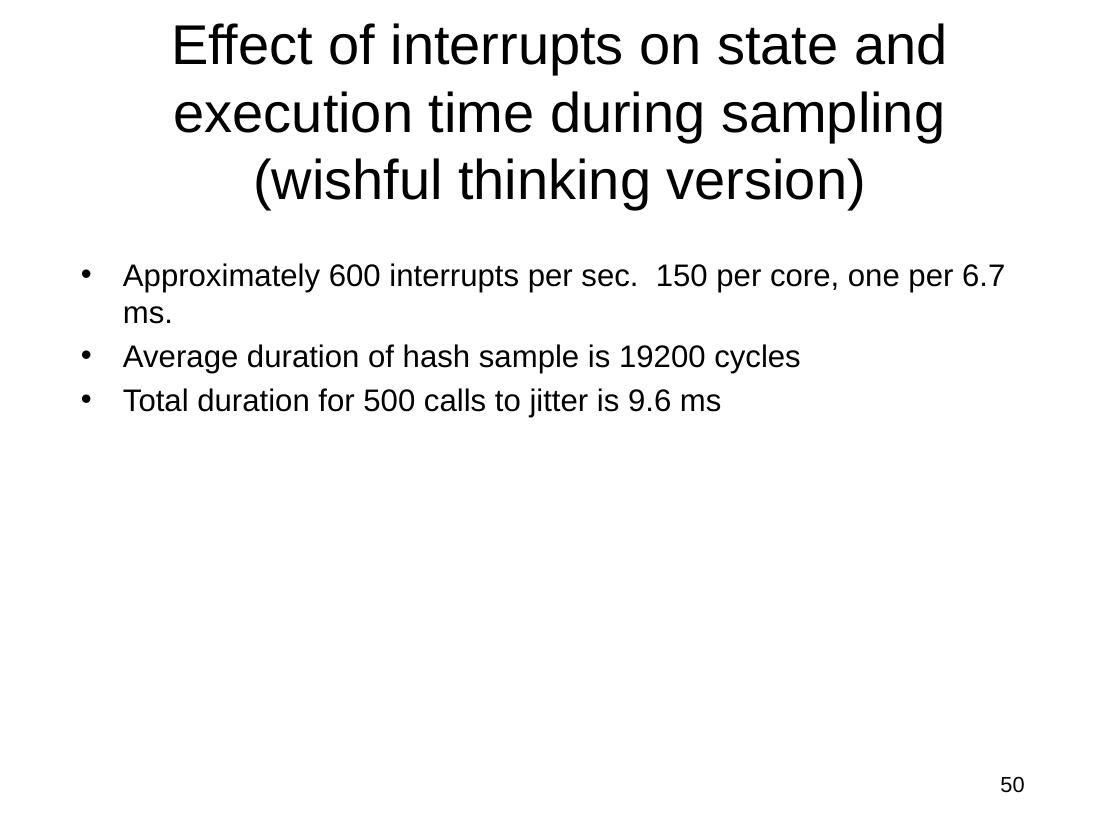
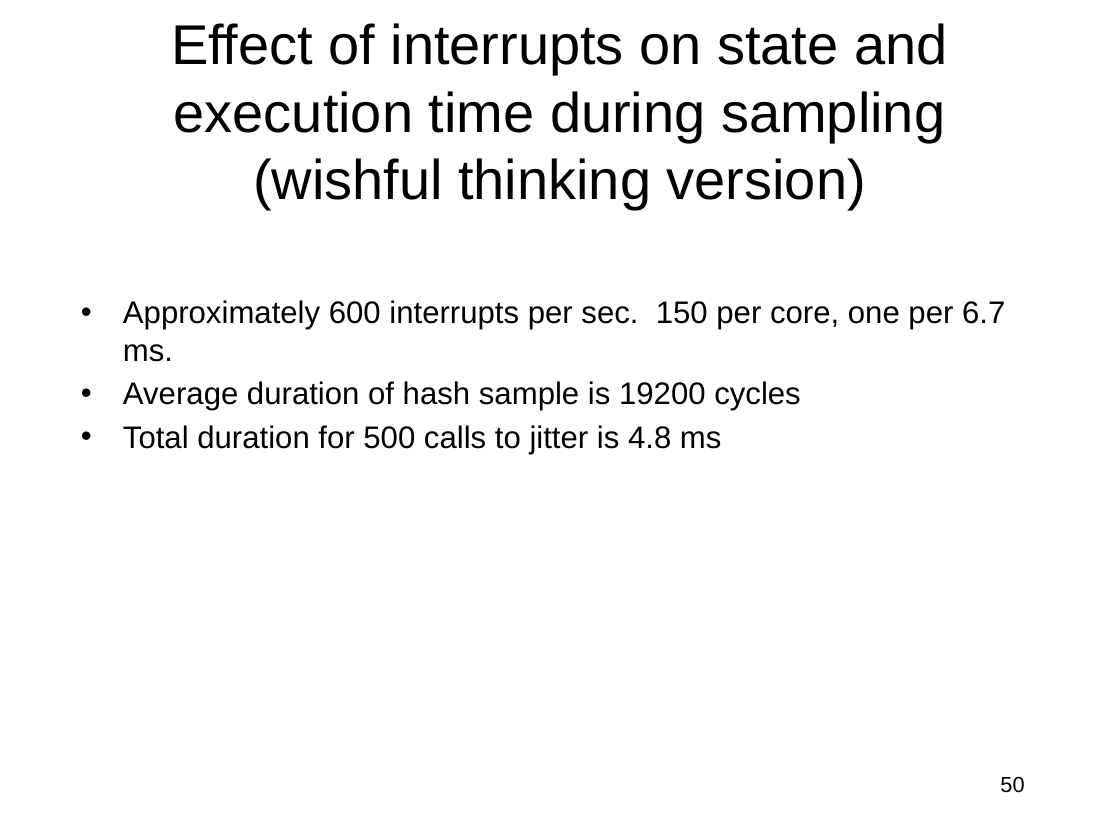
Before and after one commit to jlmucb/class_notes, a slide deck: slide 50 of BerkeleyClass/CS290Spring2013/Lectures/entropy_talk.pptx. Drawn at 1120x840 pixels with LibreOffice and Linux fonts; fonts in the diff are those of the drawing. Boxes give left, top, right and bottom in pixels: in the first picture for what was removed or moved away, otherwise in the second. Text is boxed around its words. In the diff, an @@ line names an element or a change of style, - is before the commit and + after.

```diff
--- a/BerkeleyClass/CS290Spring2013/Lectures/entropy_talk.pptx
+++ b/BerkeleyClass/CS290Spring2013/Lectures/entropy_talk.pptx
@@ text "Approximately 600 interrupts per sec. ...": place and size @@
-text "Approximately 600 interrupts per sec. ..." at (123,263,1005,417)
+text "Approximately 600 interrupts per sec. ..." at (123,300,1005,454)
@@ text at (123,425,722,454): text changed @@
-• Total duration for 500 calls to jitter is 9.6 ms
+• Total duration for 500 calls to jitter is 4.8 ms
```
Also in this commit, not shown: 1 other slide changed, 1 other file.
